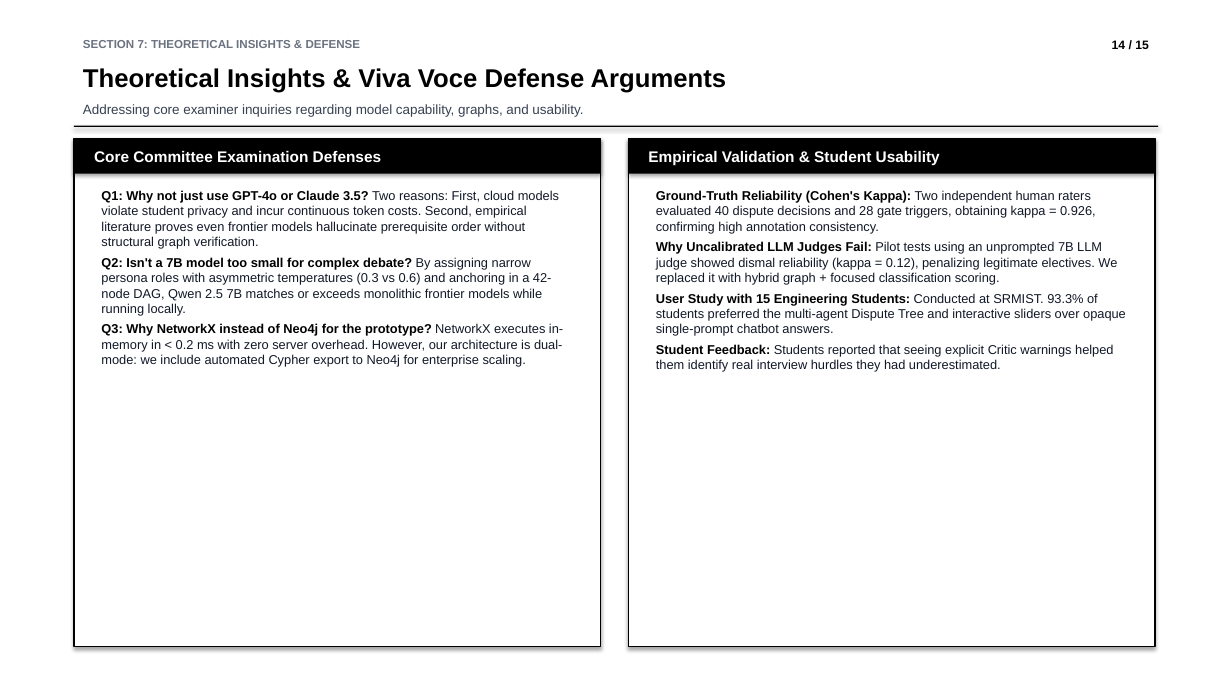
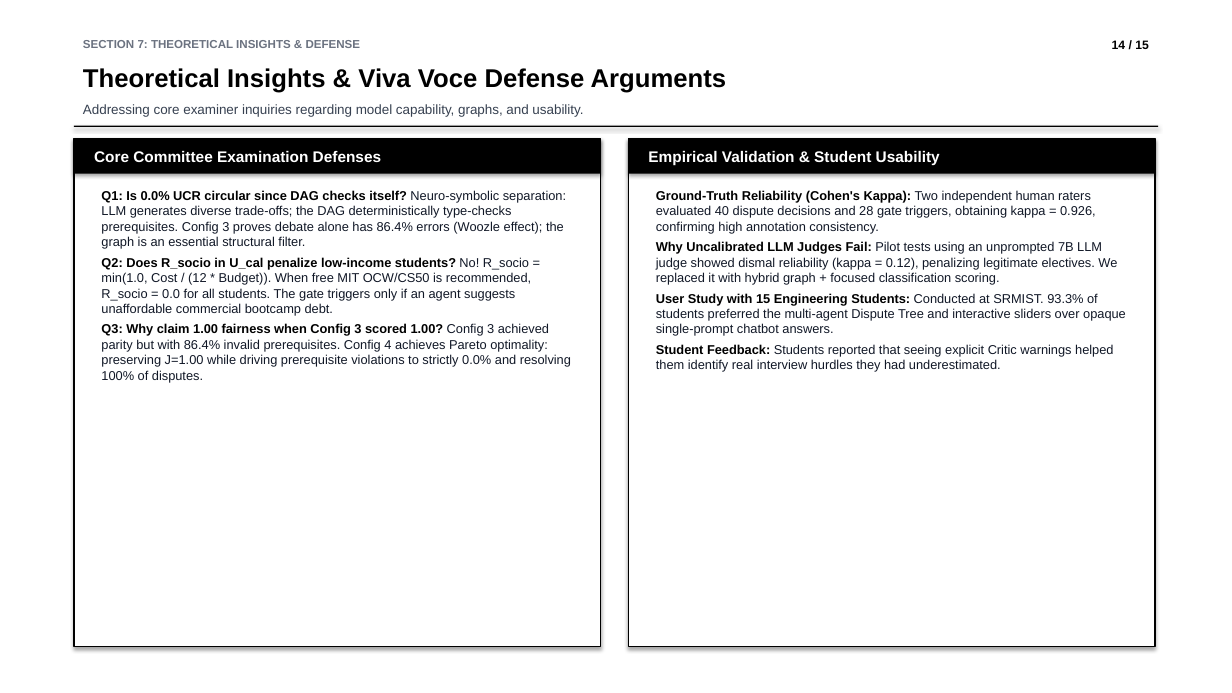
Before and after one commit to parth2024-tech/rai-project, a slide deck: slide 14 of docs/FINAL_PRESENTATION_15_SLIDES.pptx. Drawn at 1232x693 pixels with LibreOffice and Linux fonts; fonts in the diff are those of the drawing. Boxes give left, top, right and bottom in pixels: in the first picture for what was removed or moved away, otherwise in the second. Text is boxed around its words. In the diff, an @@ line names an element or a change of style, - is before the commit and + after.

```diff
--- a/docs/FINAL_PRESENTATION_15_SLIDES.pptx
+++ b/docs/FINAL_PRESENTATION_15_SLIDES.pptx
@@ text at <box>101,190,571,383</box>: text changed @@
-Q1: Why not just use GPT-4o or Claude 3.5? Two reasons: First, cloud models violate student privacy and incur continuous token costs. Second, empirical literature proves even frontier models hallucinate prerequisite order without structural graph verification.
-Q2: Isn't a 7B model too small for complex debate? By assigning narrow persona roles with asymmetric temperatures (0.3 vs 0.6) and anchoring in a 42-node DAG, Qwen 2.5 7B matches or exceeds monolithic frontier models while running locally.
-Q3: Why NetworkX instead of Neo4j for the prototype? NetworkX executes in-memory in < 0.2 ms with zero server overhead. However, our architecture is dual-mode: we include automated Cypher export to Neo4j for enterprise scaling.
+Q1: Is 0.0% UCR circular since DAG checks itself? Neuro-symbolic separation: LLM generates diverse trade-offs; the DAG deterministically type-checks prerequisites. Config 3 proves debate alone has 86.4% errors (Woozle effect); the graph is an essential structural filter.
+Q2: Does R_socio in U_cal penalize low-income students? No! R_socio = min(1.0, Cost / (12 * Budget)). When free MIT OCW/CS50 is recommended, R_socio = 0.0 for all students. The gate triggers only if an agent suggests unaffordable commercial bootcamp debt.
+Q3: Why claim 1.00 fairness when Config 3 scored 1.00? Config 3 achieved parity but with 86.4% invalid prerequisites. Config 4 achieves Pareto optimality: preserving J=1.00 while driving prerequisite violations to strictly 0.0% and resolving 100% of disputes.
```
Also in this commit, not shown: 2 other slides changed, 9 other files.
